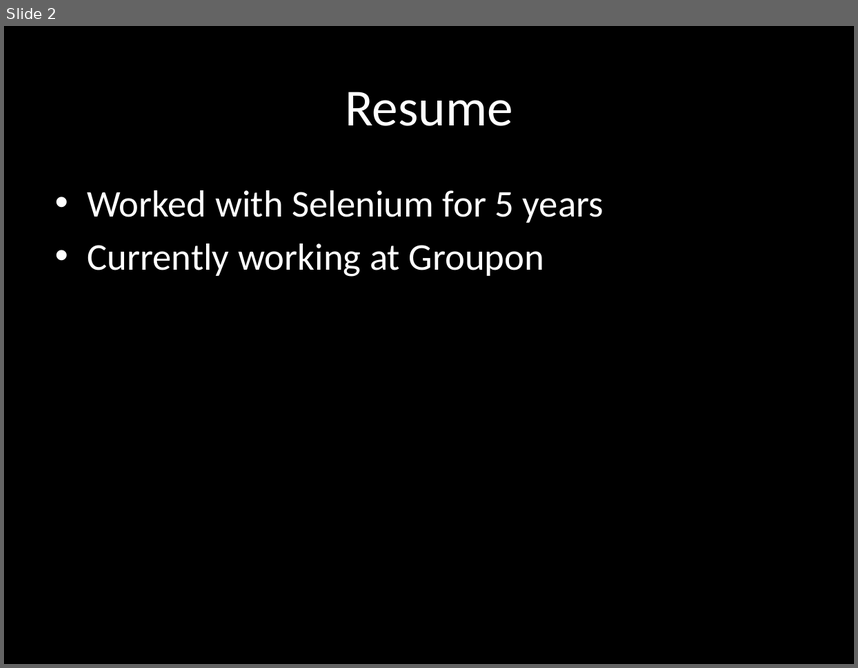
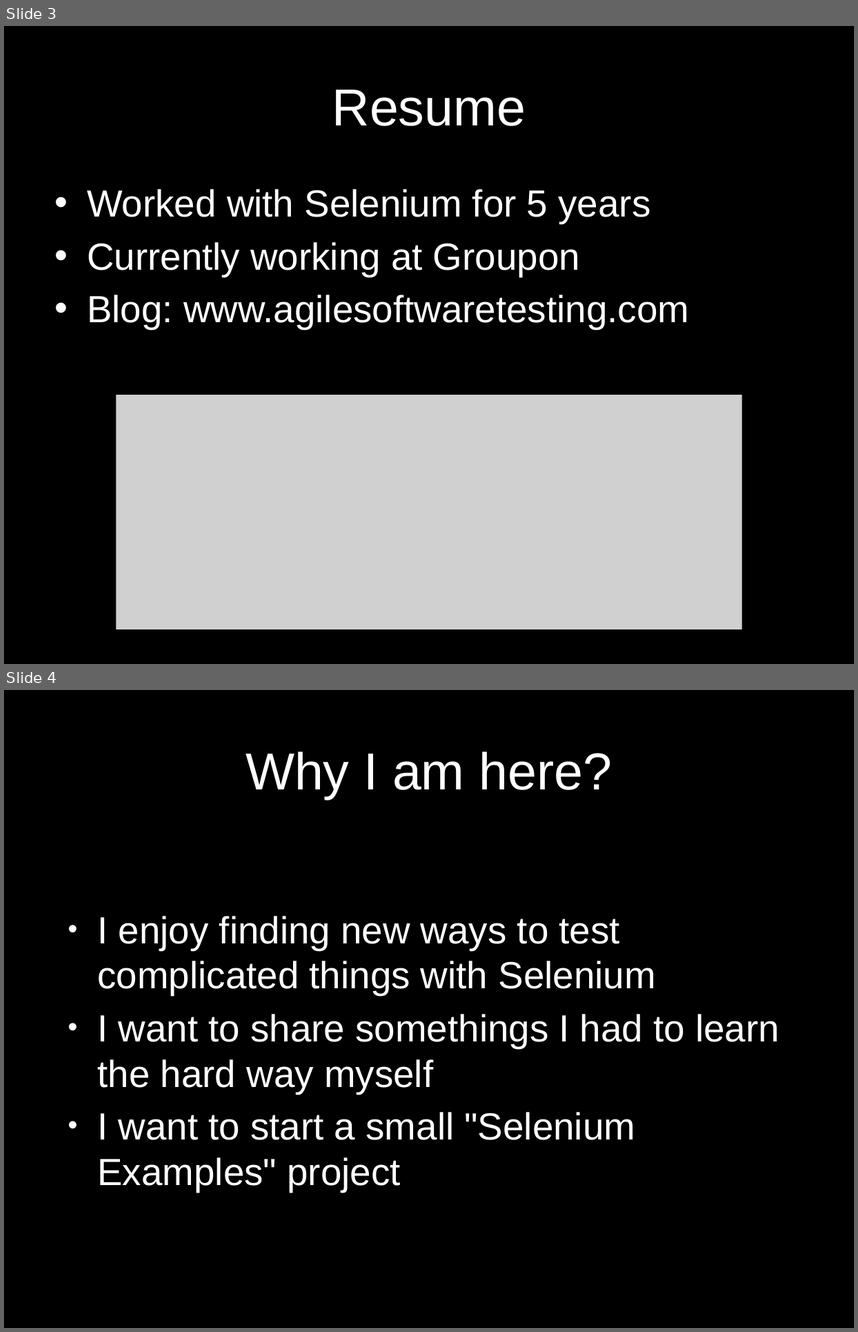
Before and after one commit to dimacus/SeleniumTipsAndTricks, a slide deck: selenium_camp_v1.pptx. Shown one above the other, each under a label of ours: slide 2 before the commit, slides 3 and 4 after it. The pictures are 858x668 and 858x1332 pixels, drawn with LibreOffice and Linux fonts; fonts in the diff are those of the drawing; grey boxes stand for pictures. Boxes give left, top, right and bottom in pixels: in the first picture for what was removed or moved away, otherwise in the second. Text is boxed around its words. In the diff, an @@ line names an element or a change of style, - is before the commit and + after.

```diff
--- a/selenium_camp_v1.pptx
+++ b/selenium_camp_v1.pptx
@@ slide 4 added at (4, 690, 854, 1328), background #000000 @@
@@ title added at (245, 751, 612, 799), 44 pt, text #FFFFFF @@
+Why I am here?
@@ text added at (98, 916, 780, 1192), 32 pt, text #FFFFFF @@
+• I enjoy finding new ways to test complicated things with Selenium
+• I want to share somethings I had to learn the hard way myself
+• I want to start a small "Selenium Examples" project
@@ what was slide 2 is now slide 3 @@
@@ slide 3 changed as well @@
@@ title "Resume" at (332, 89, 526, 126): font Calibri to Arial @@
@@ text at (87, 189, 651, 276): font Calibri to Arial in "Worked with Selenium for 5 years", "Currently working at Groupon" @@
@@ text at (87, 294, 689, 329): paragraph added @@
+• Blog: www.agilesoftwaretesting.com
@@ picture added at (116, 395, 742, 630) @@
```
Also in this commit, not shown: 25 other slides changed, 10 other slides added, 1 other file.
